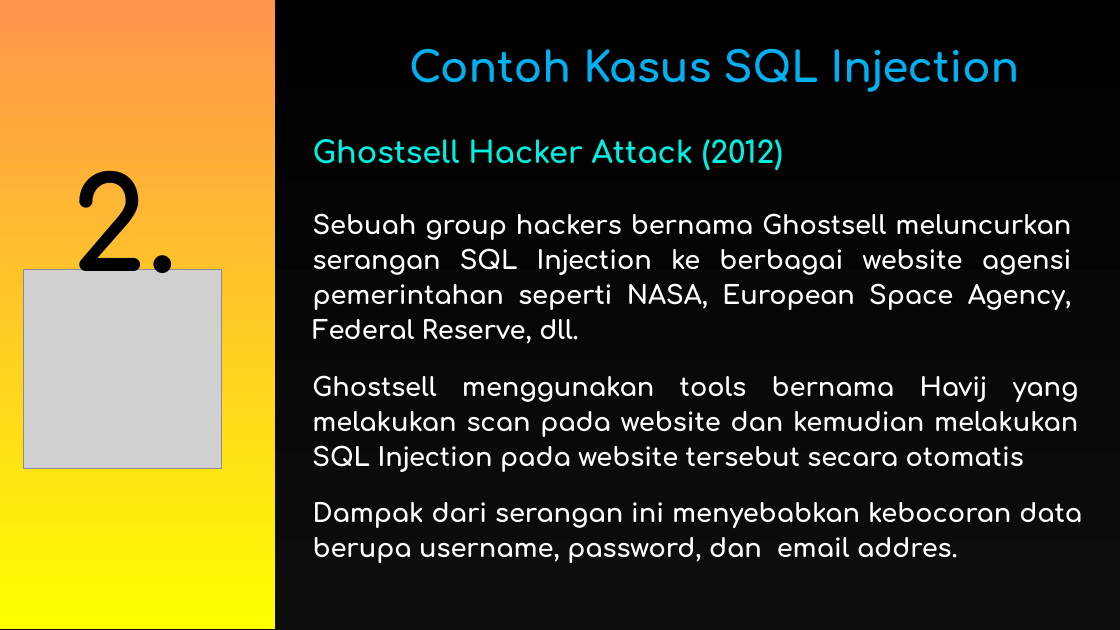
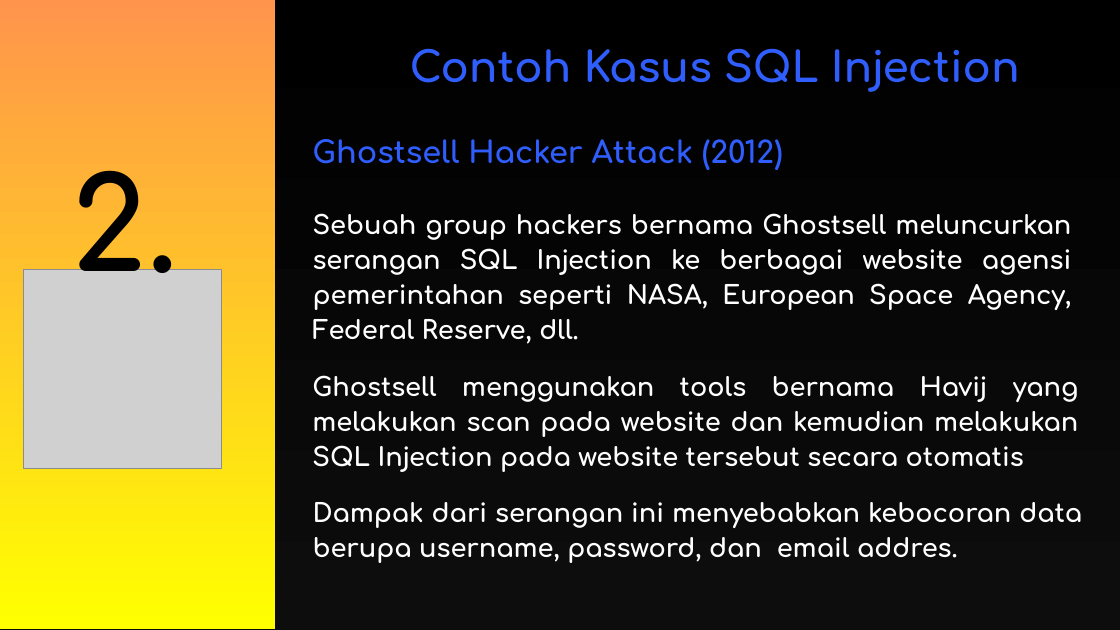
Before and after one commit to Fhreiz77/Watson-Scroll-Fesnuk-, a slide deck: slide 13 of John/PPT_Keamanan_Data.pptx. Drawn at 1120x630 pixels with LibreOffice and Linux fonts; fonts in the diff are those of the drawing; grey boxes stand for pictures; background and template pictures are left out. Boxes give left, top, right and bottom in pixels: in the first picture for what was removed or moved away, otherwise in the second. Text is boxed around its words. In the diff, an @@ line names an element or a change of style, - is before the commit and + after.

```diff
--- a/John/PPT_Keamanan_Data.pptx
+++ b/John/PPT_Keamanan_Data.pptx
@@ text "Contoh Kasus SQL Injection" at [410,48,1020,92]: text colour gradient #00B0F0 to #00F0E0 to gradient #2F5EFD to #00B0F0 @@
@@ text "Ghostsell Hacker Attack (2012)" at [312,139,783,170]: text colour gradient #00F0E0 to #00B0F0 to gradient #2F5EFD to #00B0F0 @@
```
Also in this commit, not shown: 4 other slides changed, 2 slides added, 1 slide removed.
